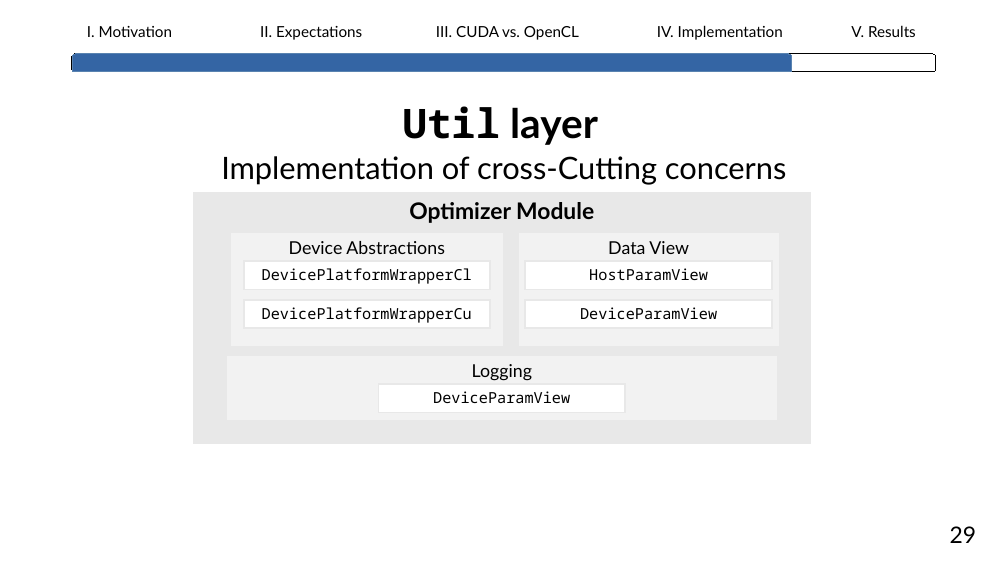
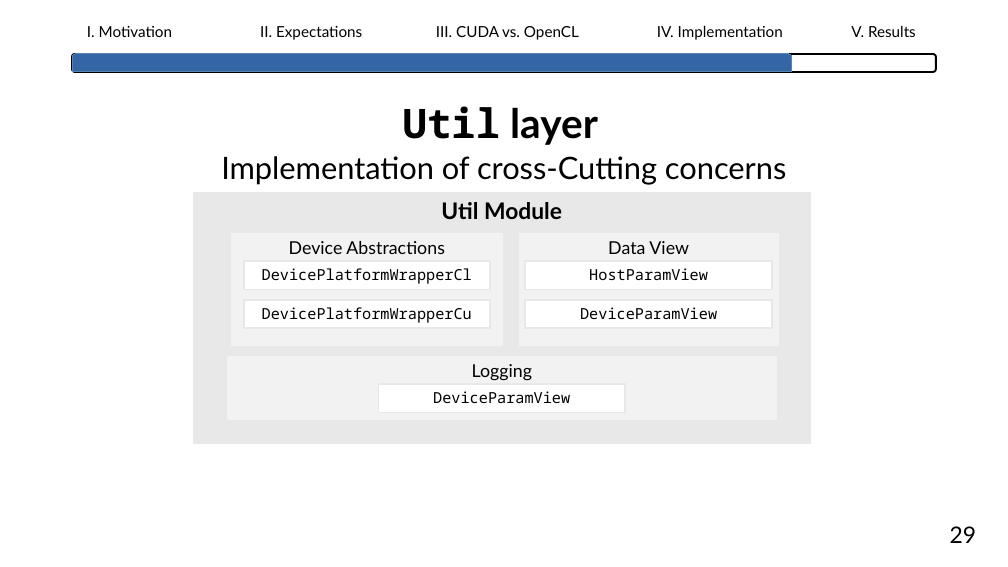
Before and after one commit to lhahner/opti-perf, a slide deck: slide 38 of docs/presentation/final-presentation.odp (slide 37 before the commit). Drawn at 1008x567 pixels with LibreOffice and Linux fonts; fonts in the diff are those of the drawing. Boxes give left, top, right and bottom in pixels: in the first picture for what was removed or moved away, otherwise in the second. Text is boxed around its words. In the diff, an @@ line names an element or a change of style, - is before the commit and + after.

```diff
--- a/docs/presentation/final-presentation.odp
+++ b/docs/presentation/final-presentation.odp
@@ freeform shape at [72,54,937,72]: outline #000000 0 pt to #000000 1.5 pt @@
@@ text in freeform shape at [441,202,562,219]: text changed @@
-Optimizer Module
+Util Module
```
Also in this commit, not shown: 35 other slides changed, 1 slide added, 1 other file.
